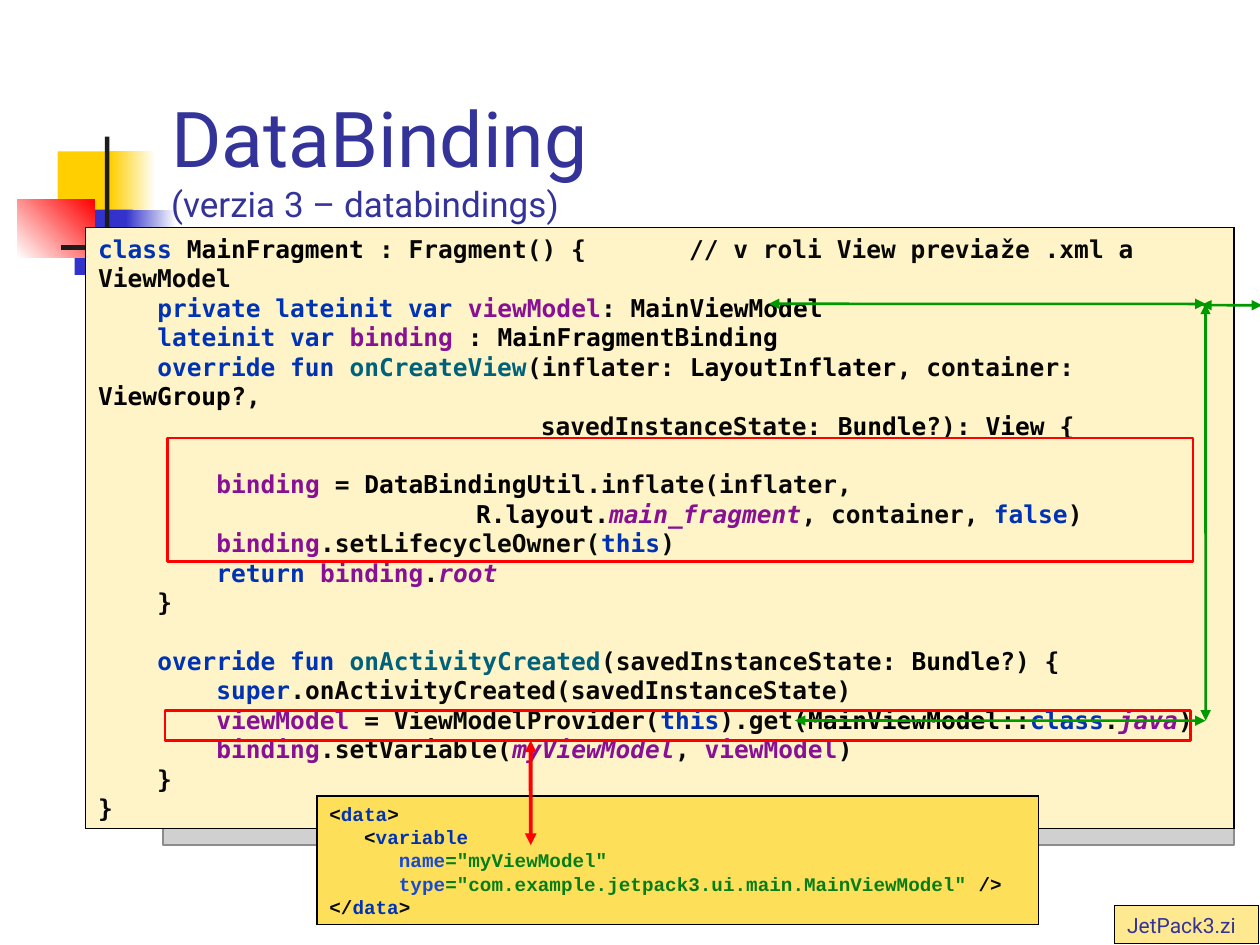
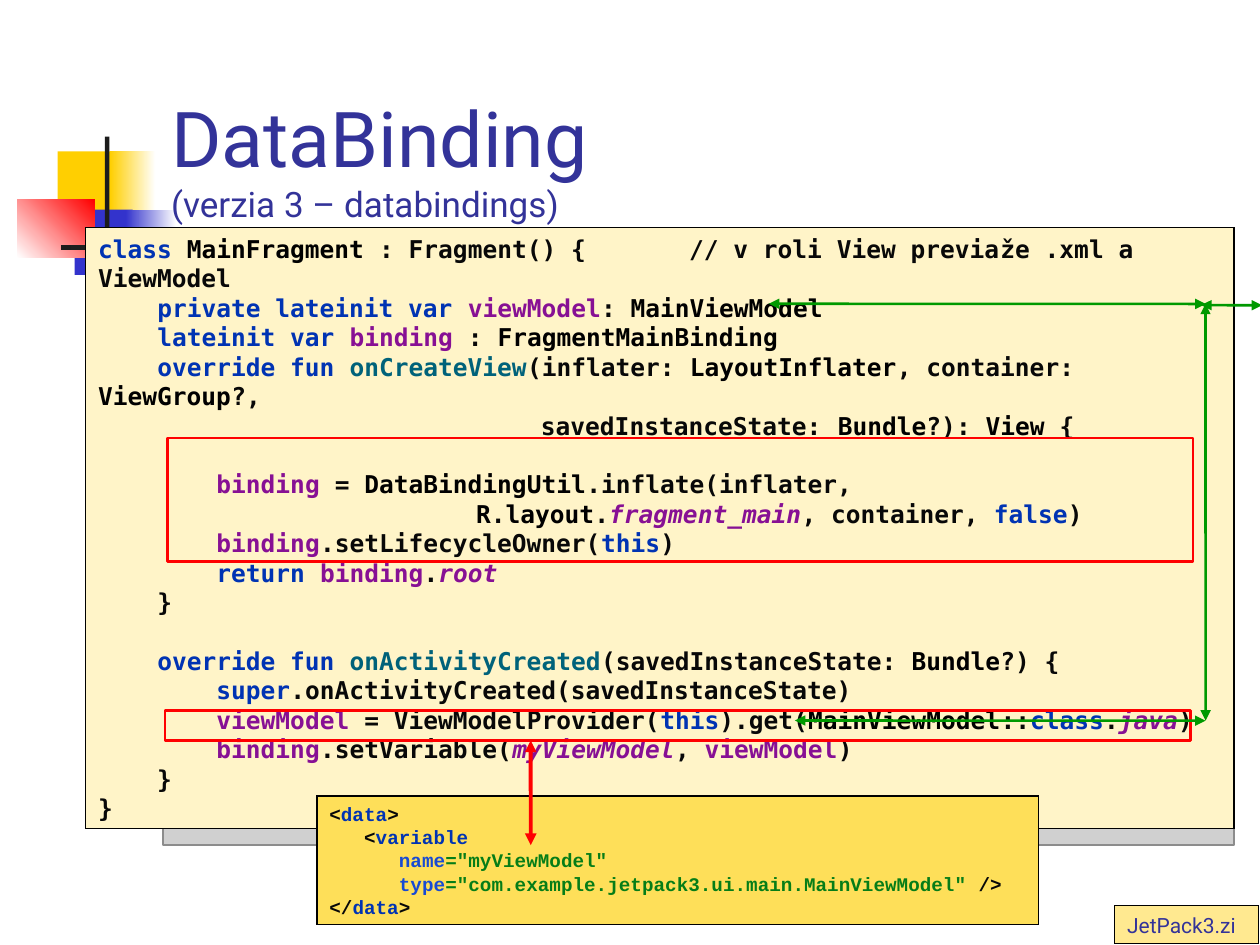
Before and after one commit to vmandro/Prednasky, a slide deck: slide 24 of 07/07_Android.ppt. Drawn at 1260x945 pixels with LibreOffice and Linux fonts; fonts in the diff are those of the drawing; grey boxes stand for pictures. Boxes give left, top, right and bottom in pixels: in the first picture for what was removed or moved away, otherwise in the second. Text is boxed around its words. In the diff, an @@ line names an element or a change of style, - is before the commit and + after.

```diff
--- a/07/07_Android.ppt
+++ b/07/07_Android.ppt
@@ text in rectangle at [98,238,1134,439]: text changed @@
-class MainFragment : Fragment() { // v roli View previaže .xml a ViewModel
-private lateinit var viewModel: MainViewModel
-lateinit var binding : MainFragmentBinding
-override fun onCreateView(inflater: LayoutInflater, container: ViewGroup?,
-savedInstanceState: Bundle?): View {
+class MainFragment : Fragment() { // v roli View previaže .xml a ViewModel
+private lateinit var viewModel: MainViewModel
+lateinit var binding : FragmentMainBinding
+override fun onCreateView(inflater: LayoutInflater, container: ViewGroup?,
+savedInstanceState: Bundle?): View {
@@ text in rectangle at [216,503,1083,587]: text changed @@
-R.layout.main_fragment, container, false)
-binding.setLifecycleOwner(this)
-return binding.root
-}
+R.layout.fragment_main, container, false)
+binding.setLifecycleOwner(this)
+return binding.root
+}
```
Also in this commit, not shown: 6 other slides changed, 1 other file.
